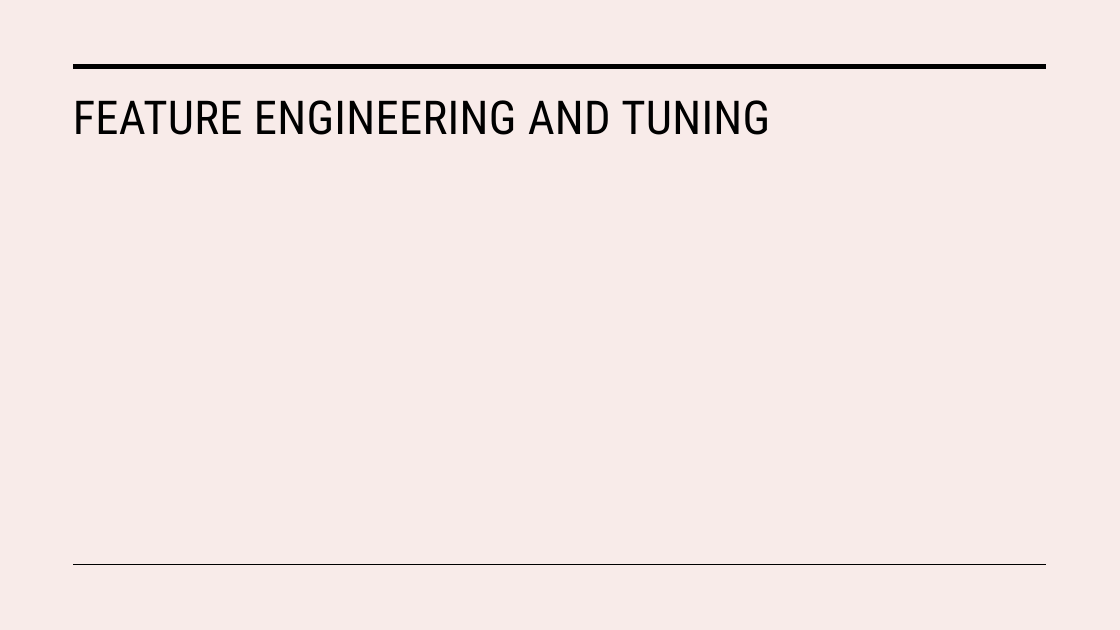
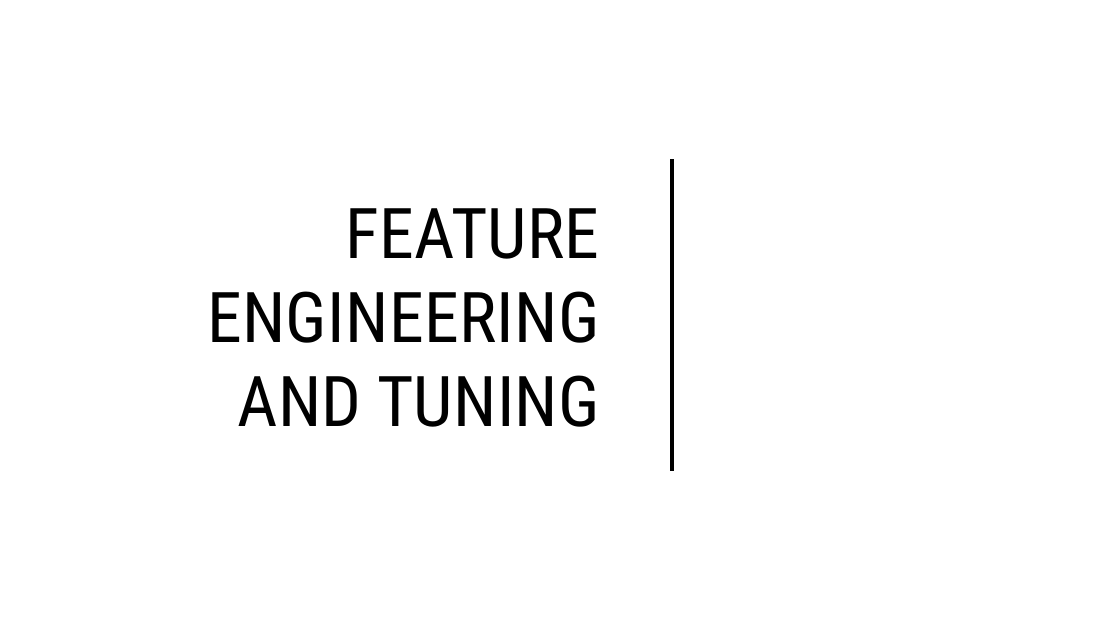
Before and after one commit to H-Rumenya/Malaria-Predictive-Model, a slide deck: slide 11 of Malaria_Predictive_model.pptx. Drawn at 1120x630 pixels with LibreOffice and Linux fonts; fonts in the diff are those of the drawing. Boxes give left, top, right and bottom in pixels: in the first picture for what was removed or moved away, otherwise in the second. Text is boxed around its words. In the diff, an @@ line names an element or a change of style, - is before the commit and + after.

```diff
--- a/Malaria_Predictive_model.pptx
+++ b/Malaria_Predictive_model.pptx
@@ background #F8EBE9 to #FFFFFF @@
@@ title "FEATURE ENGINEERING AND TUNING": place and size @@
-title "FEATURE ENGINEERING AND TUNING" at (73,100,770,135)
+title "FEATURE ENGINEERING AND TUNING" at (207,208,600,427)
@@ title "FEATURE ENGINEERING AND TUNING" at (207,208,600,427): size 40 to 60 pt; alignment left to right; vertical alignment top to middle @@
@@ line removed from (74, 66) to (1047, 66) @@
@@ line added from (672, 471) to (672, 160), #000000 3.5 pt @@
@@ line removed from (74, 565) to (1047, 565) @@
```
Also in this commit, not shown: 4 other slides changed.
